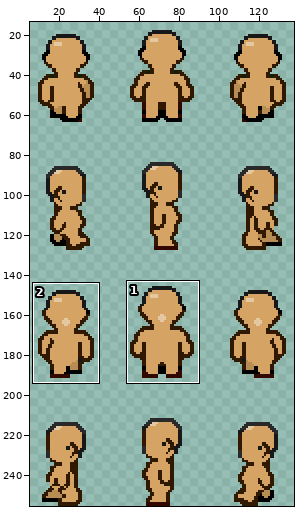
One commit to this sprite sheet: data/sprites/outfit/body-testing/body_002.png. Above: a wide view before the commit, with the close-up outlined.
Close-up. As it was:
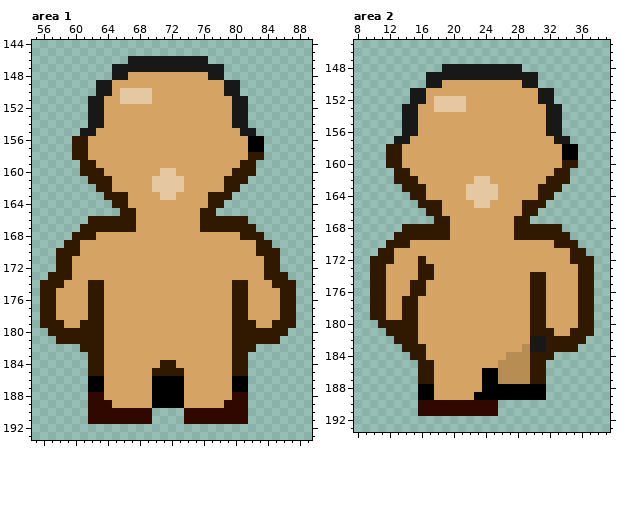
The file is 144x256 pixels. Shown: area 1: x 55..89, y 144..193; area 2: x 8..39, y 145..193. The wide view leaves out empty margins. The commit also changed other parts of the picture, which this record leaves out.
And afterwards:
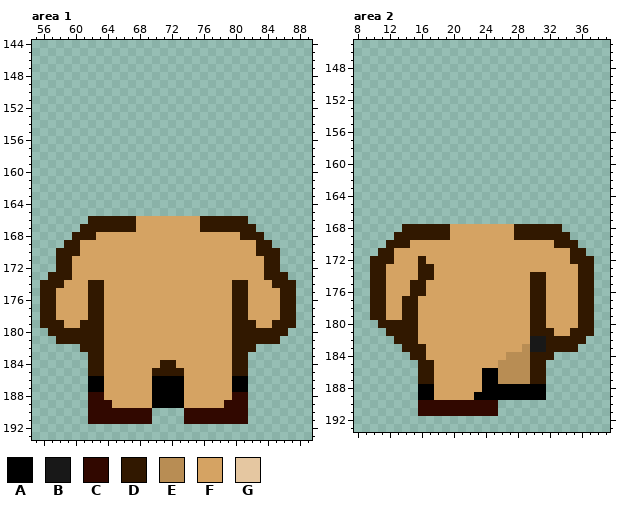
Palette (. is transparent): A #000000  B #181818  C #310800  D #311800  E #b88d54  F #d5a363  G #e5c7a1
Changes in this commit:
Changed rows in their new state; - is an unchanged pixel.
Area 1:
first column x 60:
146 -------..........-------
147 -----..............-----
148 -----..............-----
149 ---..................---
150 ---..................---
151 --....................--
152 --....................--
153 --....................--
154 --....................--
155 -......................-
156 ........................
157 ........................
158 ........................
159 -......................-
160 -......................-
161 --....................--
162 ---..................---
163 ----................----
164 -----..............-----
165 ------............------
Area 2:
first column x 12:
148 -------..........-------
149 -----..............-----
150 -----..............-----
151 ---..................---
152 ---..................---
153 --....................--
154 --....................--
155 --....................--
156 --....................--
157 -......................-
158 ........................
159 ........................
160 ........................
161 -......................-
162 -......................-
163 --....................--
164 ---..................---
165 ----................----
166 -----..............-----
167 ------............------
Where, in picture pixels (left, top, right, bottom), the same in both close-ups:
erased: (72, 56, 264, 216)
erased: (386, 64, 578, 224)
